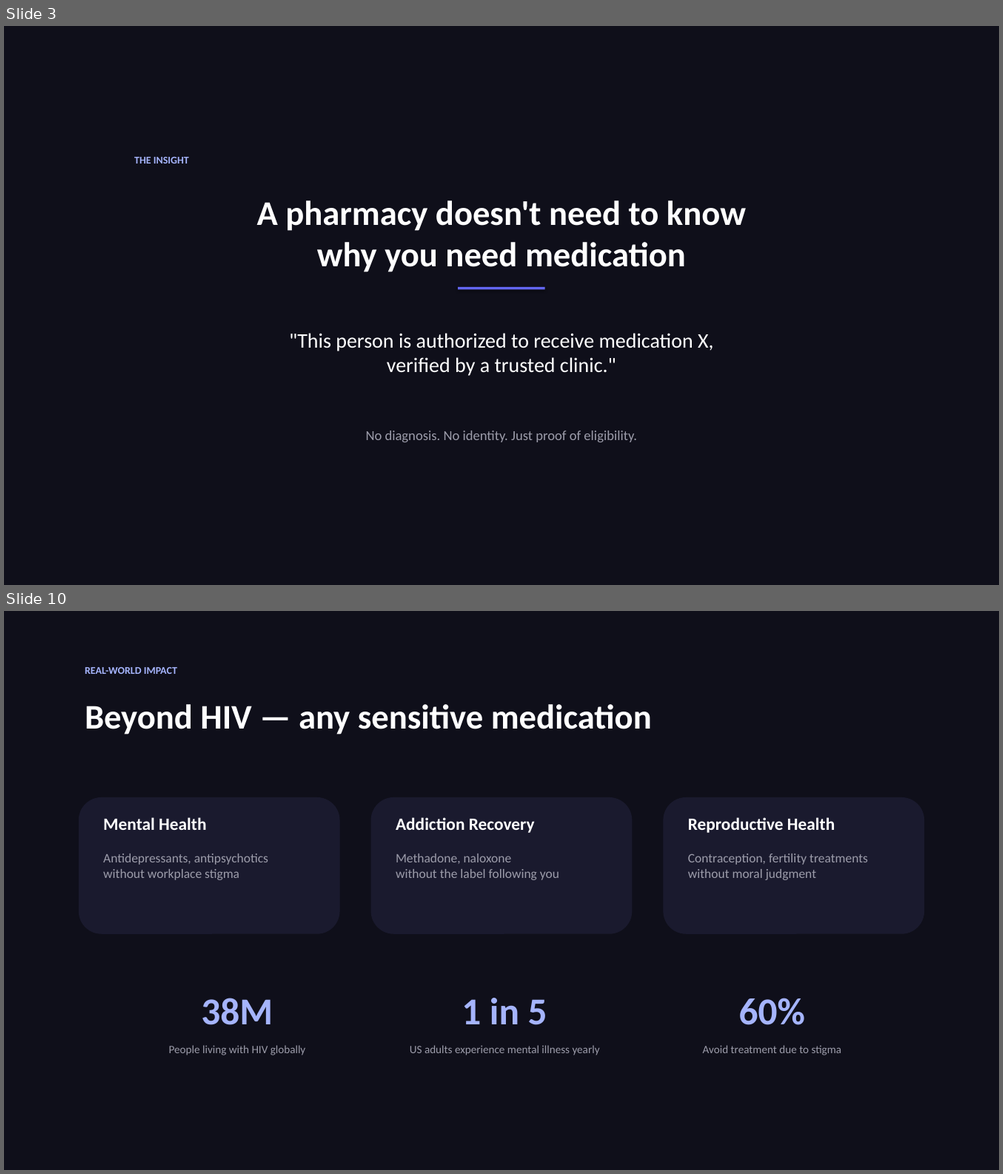
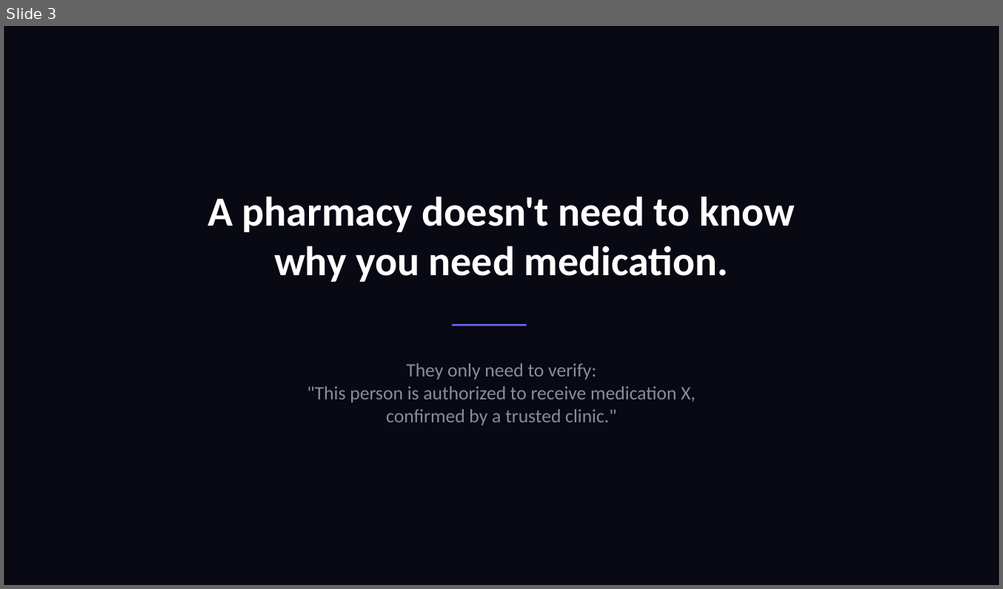
Before and after one commit to 0xNoramiya/nightrx, a slide deck: NightRx-Pitch-Deck.pptx. Shown one above the other, each under a label of ours: slides 3 and 10 before the commit, slide 3 after it; the slides between them are not shown. The pictures are 1003x1174 and 1003x589 pixels, drawn with LibreOffice and Linux fonts; fonts in the diff are those of the drawing. Boxes give left, top, right and bottom in pixels: in the first picture for what was removed or moved away, otherwise in the second. Text is boxed around its words. In the diff, an @@ line names an element or a change of style, - is before the commit and + after.

```diff
--- a/NightRx-Pitch-Deck.pptx
+++ b/NightRx-Pitch-Deck.pptx
@@ slide 10 removed at (4,611,999,1170), background #0F0F1A @@
@@ text removed at (85,667,177,674) @@
-REAL-WORLD IMPACT
@@ text removed at (85,704,652,735) @@
-Beyond HIV — any sensitive medication
@@ rounded rectangle removed at (79,797,340,934) @@
@@ rounded rectangle removed at (371,797,632,934) @@
@@ rounded rectangle removed at (663,797,924,934) @@
@@ text removed at (103,817,206,830) @@
-Mental Health
@@ text removed at (395,817,535,833) @@
-Addiction Recovery
@@ text removed at (688,817,834,833) @@
-Reproductive Health
@@ text removed at (103,854,268,880) @@
-Antidepressants, antipsychotics
-without workplace stigma
@@ text removed at (395,854,559,880) @@
-Methadone, naloxone
-without the label following you
@@ text removed at (688,854,868,880) @@
-Contraception, fertility treatments
-without moral judgment
@@ text removed at (201,998,273,1025) @@
-38M
@@ text removed at (461,998,547,1025) @@
-1 in 5
@@ text removed at (739,998,805,1025) @@
-60%
@@ text removed at (169,1045,306,1056) @@
-People living with HIV globally
@@ text removed at (410,1045,600,1056) @@
-US adults experience mental illness yearly
@@ text removed at (703,1045,842,1056) @@
-Avoid treatment due to stigma
@@ slide 3 changed as well @@
@@ background #0F0F1A to #090914 @@
@@ text removed at (134,157,189,164) @@
-THE INSIGHT
@@ text at (208,196,794,282): text changed; size 40 to 48 pt @@
-A pharmacy doesn't need to know
-why you need medication
+A pharmacy doesn't need to know
+why you need medication.
@@ rectangle: place and size @@
-rectangle at (458,287,545,289)
+rectangle at (452,324,526,326)
@@ text at (307,363,695,426): text changed; size 24 to 22 pt; text colour #FFFFFF to #8B8B9E @@
-"This person is authorized to receive medication X,
-verified by a trusted clinic."
+They only need to verify:
+"This person is authorized to receive medication X,
+confirmed by a trusted clinic."
@@ text removed at (366,431,637,443) @@
-No diagnosis. No identity. Just proof of eligibility.
```
Also in this commit, not shown: 4 other slides changed, 9 slides added, 6 other slides removed.
